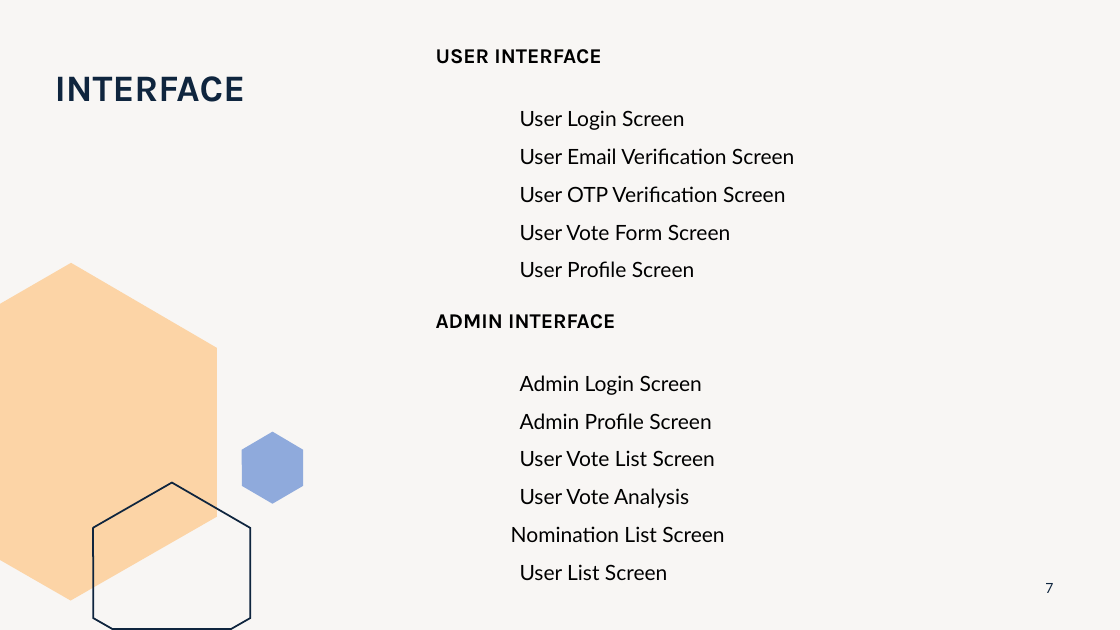
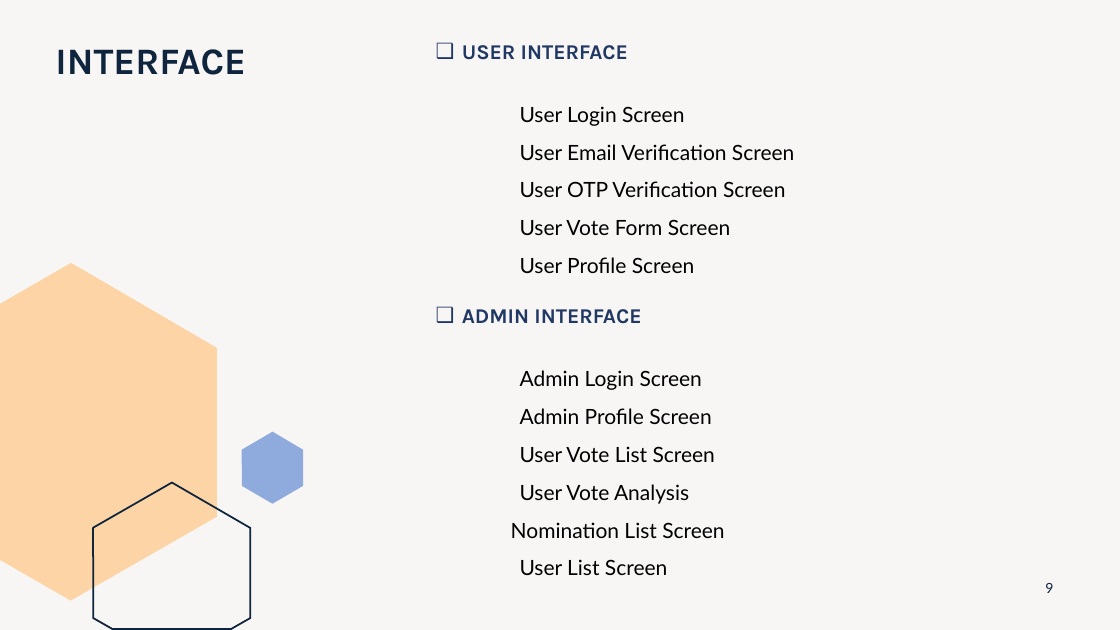
Before and after one commit to vishwanath231/docker-voting-app, a slide deck: slide 9 of doc/E-VOTING APPLICATION.pptx (slide 7 before the commit). Drawn at 1120x630 pixels with LibreOffice and Linux fonts; fonts in the diff are those of the drawing. Boxes give left, top, right and bottom in pixels: in the first picture for what was removed or moved away, otherwise in the second. Text is boxed around its words. In the diff, an @@ line names an element or a change of style, - is before the commit and + after.

```diff
--- a/doc/E-VOTING APPLICATION.pptx
+++ b/doc/E-VOTING APPLICATION.pptx
@@ title "INTERFACE": place and size @@
-title "INTERFACE" at <box>55,76,246,102</box>
+title "INTERFACE" at <box>55,49,246,75</box>
@@ text at <box>462,45,641,324</box>: text colour #000000 to #203864 in "USER INTERFACE", "ADMIN INTERFACE"; bullet none to ❑ @@
@@ page number at <box>1045,583,1053,593</box>: text changed @@
-7
+9
```
Also in this commit, not shown: 2 other slides changed, 2 slides added, 1 other file.
